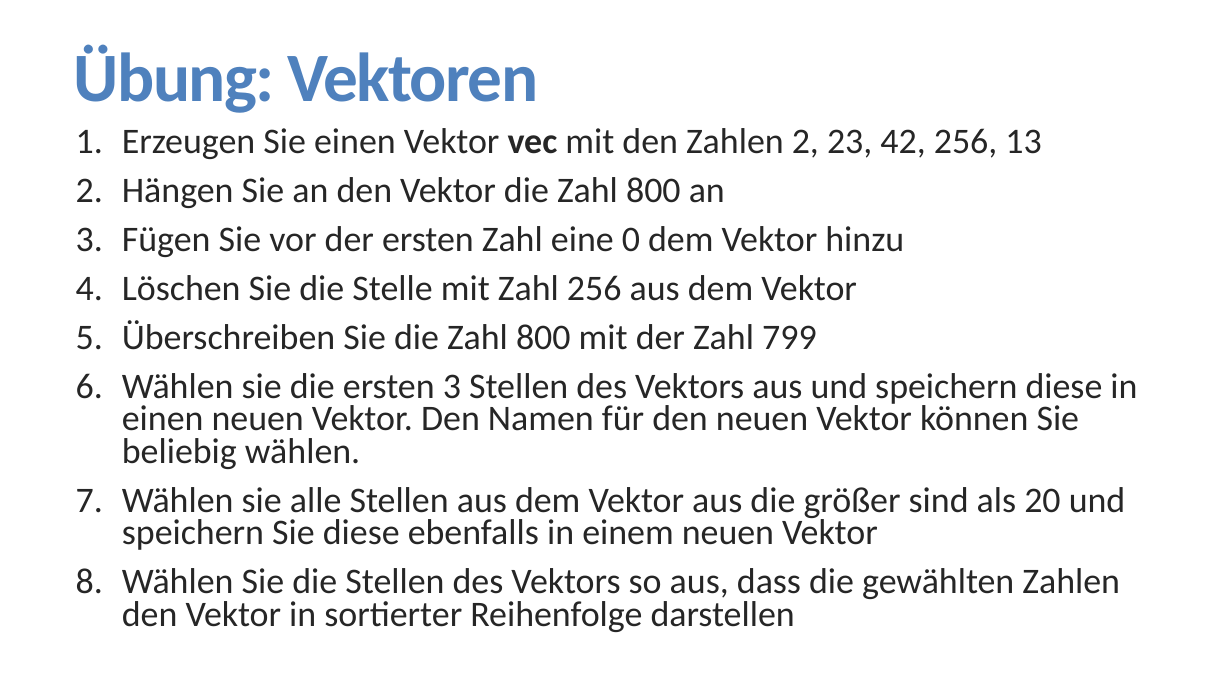
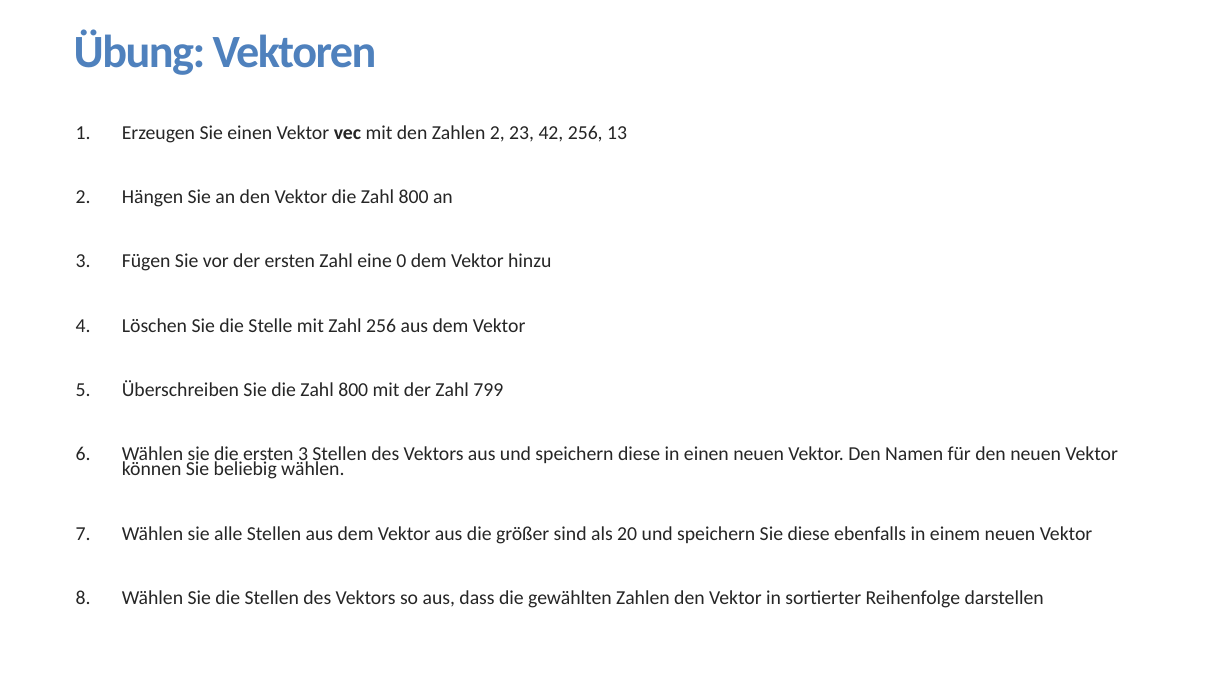
Before and after one commit to FlorianKeppeler/RKurs, a slide deck: slide 19 of Präsentationen/Einführung in R.pptx (slide 18 before the commit). Drawn at 1232x693 pixels with LibreOffice and Linux fonts; fonts in the diff are those of the drawing. Boxes give left, top, right and bottom in pixels: in the first picture for what was removed or moved away, otherwise in the second. Text is boxed around its words. In the diff, an @@ line names an element or a change of style, - is before the commit and + after.

```diff
--- a/Präsentationen/Einführung in R.pptx
+++ b/Präsentationen/Einführung in R.pptx
@@ title "Übung: Vektoren" at (74,29,377,75): size 54 to 36 pt @@
@@ text "Erzeugen Sie einen Vektor vec ..." at (122,125,1118,608): size 28 to 15.4 pt; line spacing 0.75 to 0.65 @@
```
Also in this commit, not shown: 4 other slides changed, 1 slide added, 2 other files.
